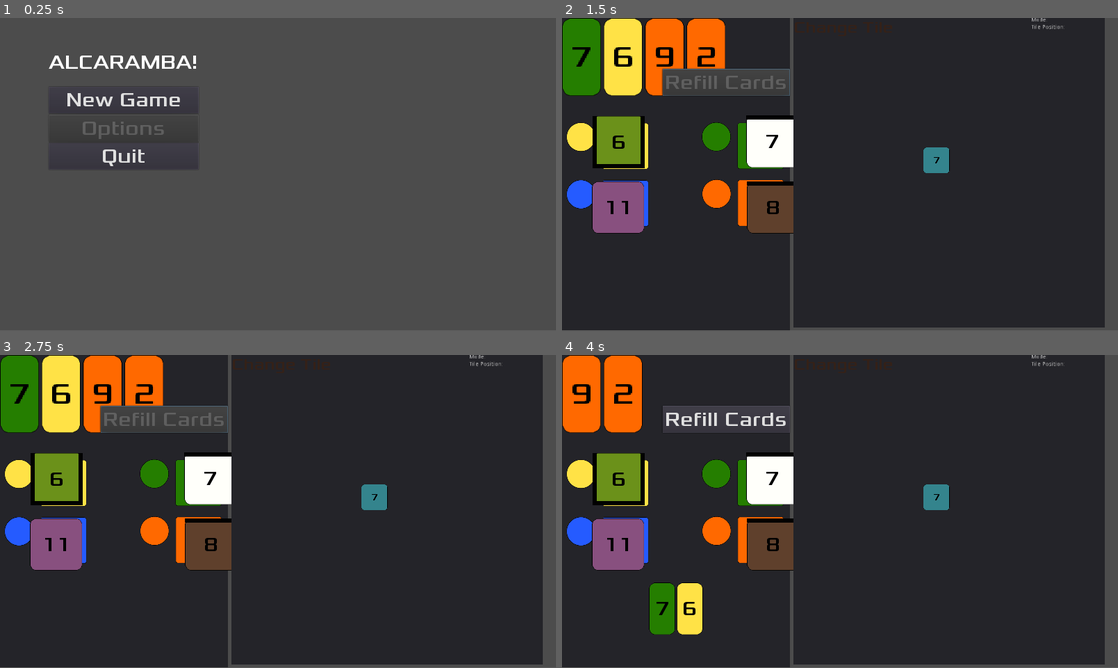
Above: before the commit, frames 1-4 (two rows, left to right).
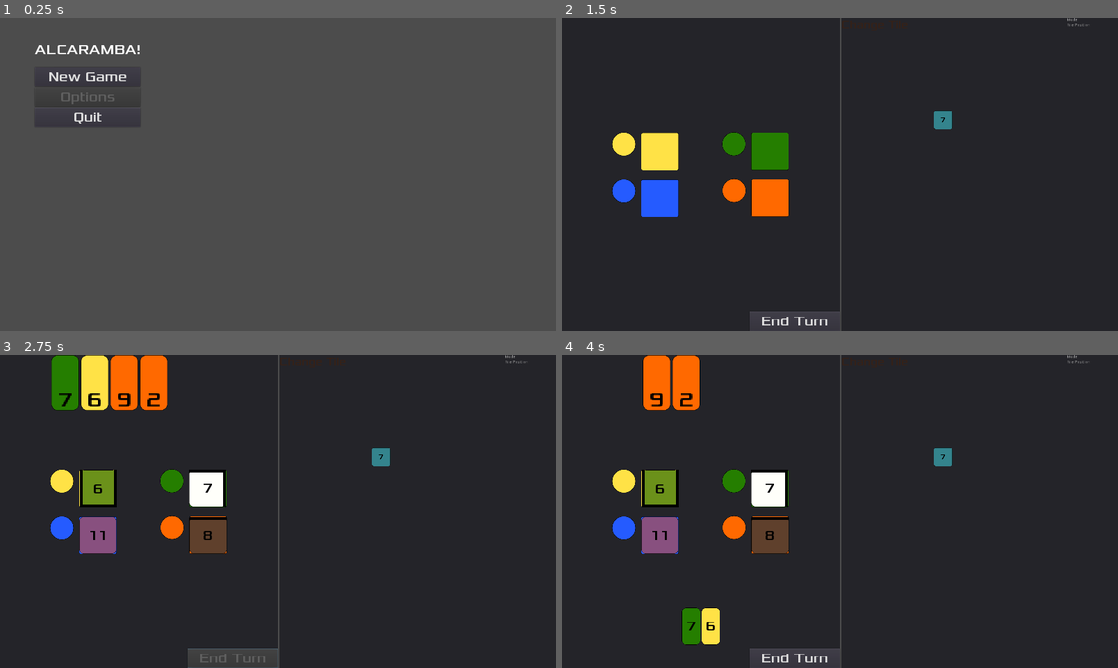
Above: after the commit, the same moments.

Repository: Structed/alcaramba
Game: Godot game, scene res://Drawable/MainMenu/MainMenu.tscn
Same seed, same stepped clock (60 frames per second), same inputs: the game is played once before the commit and once after it.
Inputs (mouse positions are in pixels of both pictures, inside the frame that each line leads up to):
- Up to frame 1 (0.25 s): no input
- Up to frame 2 (1.5 s): click "New Game" at 0.5 s; click (728, 83) at 1.25 s, where only the run before the commit has a clickable "Refill Cards"
- Up to frame 3 (2.75 s): click (233, 658) at 2 s, where only the run after the commit has a clickable "End Turn"
- Up to frame 4 (4 s): click "7" at 2.75 s; click "6" at 3.5 s
In our replay, the window is 800x449 before the commit and 800x450 after it. These sizes can differ from the game's own. Grey fills any space a smaller window leaves; there, only what the larger window draws over its background counts as a difference.

The runs differ from the first frame. In frame 1, 1.7% of the frame differs, in the area x 6-36%, y 8-48%; in frame 2, 21%; in frame 3, 19%; in frame 4, 21%, in the area x 0-100%, y 0-100%.

Commit message:
6 set adapt to proper base resolution (#10)
* Set window size to 1920x1080

* Updated Market scene to fit new resolution

* Renamed "Refill Cards" button

Is now "End Turn" button
Reconnected signal

Diff:
--- a/src/alcaramba/Drawable/Market/Market.gd
+++ b/src/alcaramba/Drawable/Market/Market.gd
@@ -19,9 +19,9 @@
 func _process(_delta):
 	var can_refill = _check_can_refill_cards()
 	if (can_refill):
-		$MarketsPanel/MoneyMarket/RefillCards.disabled = false
+		$MarketsPanel/EndTurnButton.disabled = false
 	else:
-		$MarketsPanel/MoneyMarket/RefillCards.disabled = true
+		$MarketsPanel/EndTurnButton.disabled = true
 
 func _get_active_money_card_count() -> int:
 	return $MarketsPanel/MoneyMarket/MoneyCards.get_child_count()
@@ -59,7 +59,7 @@
 		node.set_card_info(card_info)
 		node.visible = true
 
-func _on_RefillCards_pressed():
+func _on_EndTurnButton_pressed():
 	_refill_tiles()
 
 	var cards_to_refill_count = MAX_MARKET_CARDS - _get_active_money_card_count()
--- a/src/alcaramba/Drawable/Market/Market.tscn
+++ b/src/alcaramba/Drawable/Market/Market.tscn
@@ -9,19 +9,17 @@
 
 [sub_resource type="CanvasItemMaterial" id=1]
 
-[node name="Control" type="Control"]
+[node name="Game" type="HBoxContainer"]
 anchor_right = 1.0
 anchor_bottom = 1.0
+margin_right = 4.0
 script = ExtResource( 1 )
 
 [node name="MarketsPanel" type="Panel" parent="."]
 material = SubResource( 1 )
-anchor_right = 1.0
-anchor_bottom = 1.0
-margin_right = -806.0
-__meta__ = {
-"_edit_use_anchors_": false
-}
+margin_right = 960.0
+margin_bottom = 1080.0
+rect_min_size = Vector2( 960, 1080 )
 
 [node name="MoneyMarket" type="Panel" parent="MarketsPanel"]
 anchor_right = 1.0
@@ -41,19 +39,6 @@
 size_flags_horizontal = 3
 size_flags_vertical = 3
 alignment = 1
-
-[node name="RefillCards" type="Button" parent="MarketsPanel/MoneyMarket"]
-anchor_left = 1.0
-anchor_top = 1.0
-anchor_right = 1.0
-anchor_bottom = 1.0
-margin_left = -313.0
-margin_top = -67.0
-custom_fonts/font = ExtResource( 3 )
-text = "Refill Cards"
-__meta__ = {
-"_edit_use_anchors_": false
-}
 
 [node name="TileMarket" type="TextureRect" parent="MarketsPanel"]
 anchor_top = 0.5
@@ -111,11 +96,21 @@
 anchor_top = 1.0
 margin_top = -208.0
 
+[node name="EndTurnButton" type="Button" parent="MarketsPanel"]
+anchor_left = 1.0
+anchor_top = 1.0
+anchor_right = 1.0
+anchor_bottom = 1.0
+margin_left = -313.0
+margin_top = -67.0
+custom_fonts/font = ExtResource( 3 )
+text = "End Turn"
+
 [node name="TownPanel" type="Panel" parent="."]
-margin_left = 568.0
-margin_top = -2.0
-margin_right = 1333.0
-margin_bottom = 761.0
+margin_left = 964.0
+margin_right = 1924.0
+margin_bottom = 1080.0
+rect_min_size = Vector2( 960, 1080 )
 
 [node name="TileMap" parent="TownPanel" instance=ExtResource( 6 )]
 
@@ -158,4 +153,4 @@
 margin_right = 87.0
 margin_bottom = 14.0
 
-[connection signal="pressed" from="MarketsPanel/MoneyMarket/RefillCards" to="." method="_on_RefillCards_pressed"]
+[connection signal="pressed" from="MarketsPanel/EndTurnButton" to="." method="_on_EndTurnButton_pressed"]
--- a/src/alcaramba/project.godot
+++ b/src/alcaramba/project.godot
@@ -79,10 +79,10 @@
 
 [display]
 
-window/size/width=1366
-window/size/height=768
+window/size/width=1920
+window/size/height=1080
 window/stretch/mode="2d"
-window/stretch/aspect="keep"
+window/stretch/aspect="expand"
 
 [global]
 
